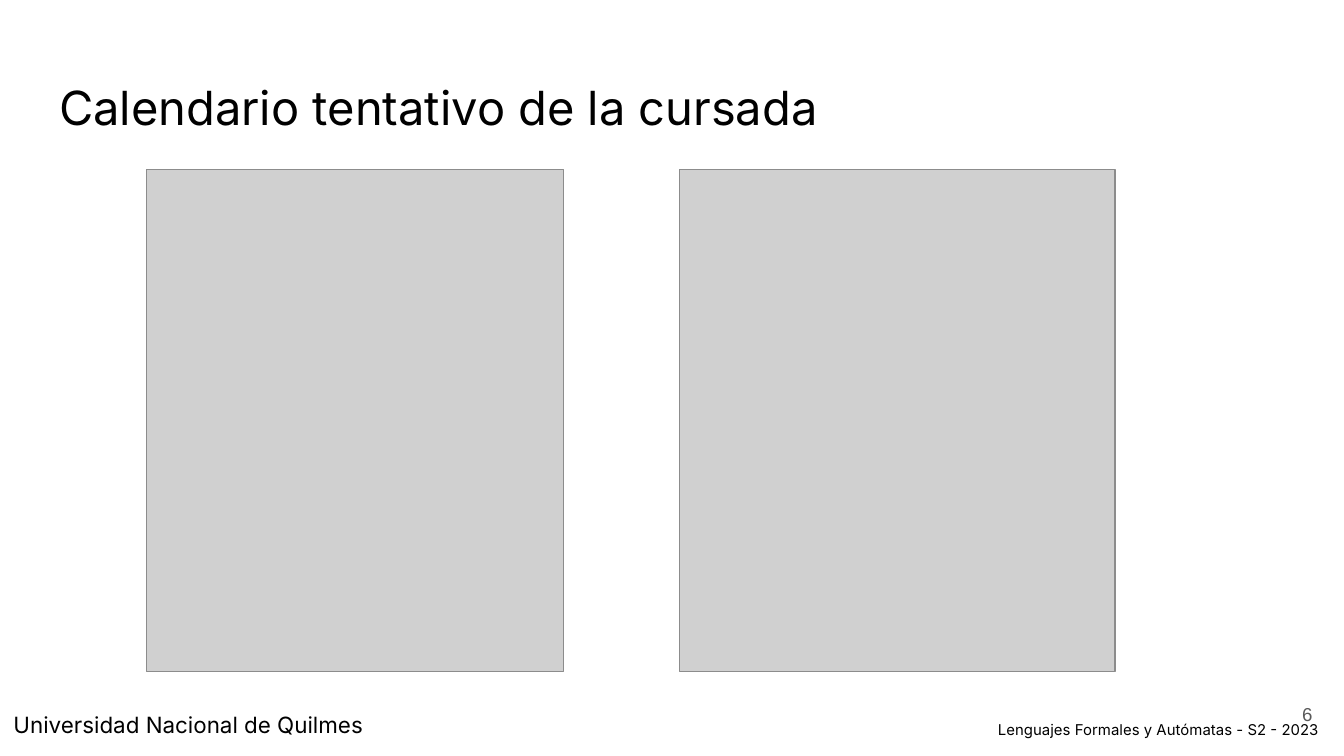
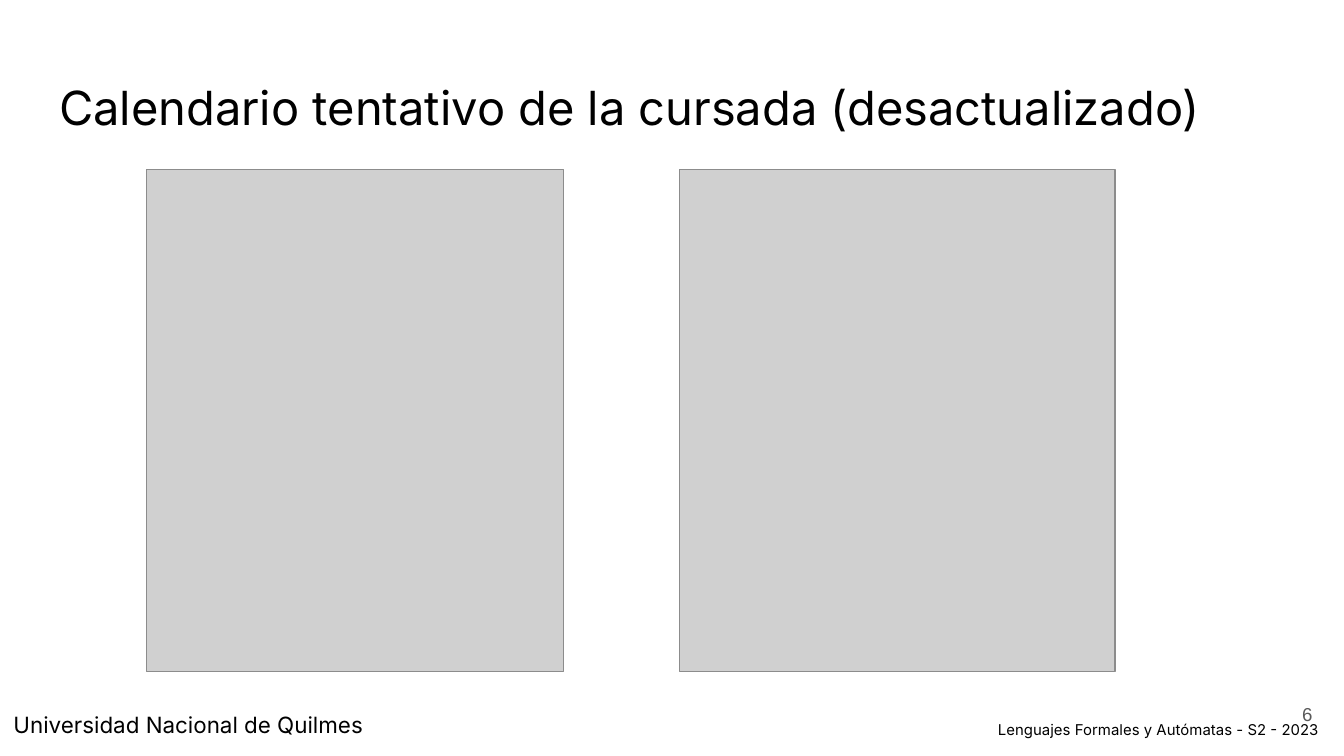
Before and after one commit to FedeLoch/LFA-UNQ-TEO, a slide deck: slide 6 of pptx/LFA T1 ( Intro ) - 2023 - S2.pptx. Drawn at 1344x756 pixels with LibreOffice and Linux fonts; fonts in the diff are those of the drawing; grey boxes stand for pictures. Boxes give left, top, right and bottom in pixels: in the first picture for what was removed or moved away, otherwise in the second. Text is boxed around its words. In the diff, an @@ line names an element or a change of style, - is before the commit and + after.

```diff
--- a/pptx/LFA T1 ( Intro ) - 2023 - S2.pptx
+++ b/pptx/LFA T1 ( Intro ) - 2023 - S2.pptx
@@ title at [59, 88, 1200, 132]: text changed @@
-Calendario tentativo de la cursada
+Calendario tentativo de la cursada (desactualizado)
```
Also in this commit, not shown: 1 other slide changed, 1 slide added, 6 other files.
